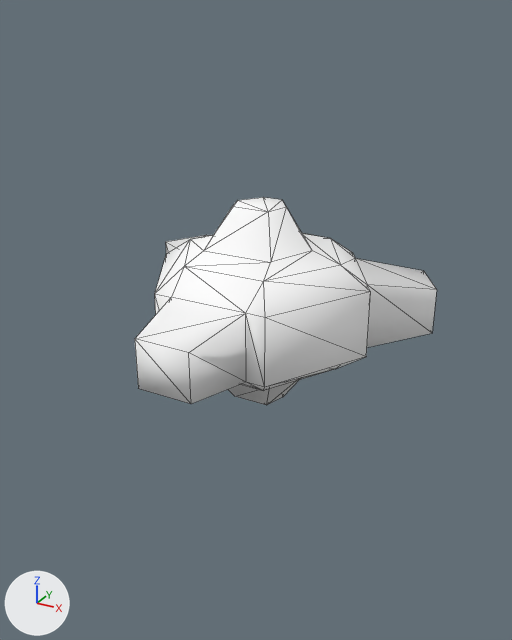
Two versions of the OBJ model Assets/Art/Nova1492/GXConverted/Models/Unknown/Review/datan_common_mini2pa_cede2acd.obj, one commit apart.
Camera for both pictures: a camera (50 mm lens) standing at (2.82, -4.95, 2.43) and looking at (0.06, 0.06, -0.08). Every picture has the same lights, and +X, +Y and +Z are marked at lower left. The picture after the commit comes second. Mesh edges are drawn as thin lines. Where no turn or scale is listed for an object, it has been applied to the vertices.

Objects in the first picture: 'datan_common_mini2pa_cede2acd'.
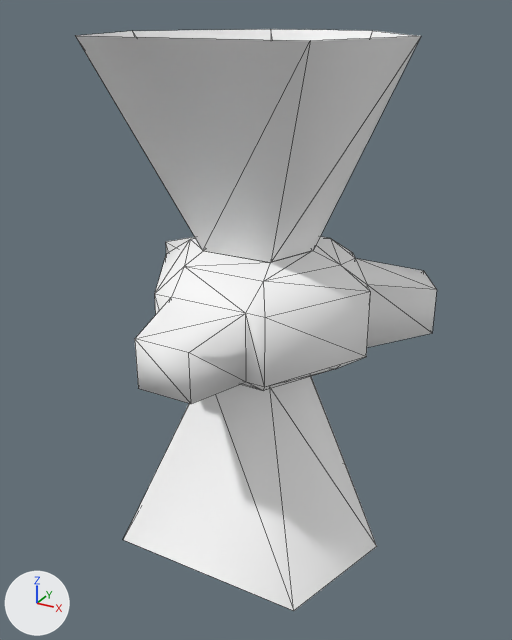
Changed parts and their boxes [x1, y1, x2, y2] in the pictures (512 x 640 px):
'datan_common_mini2pa_cede2acd_mesh02', added: after [76, 29, 421, 263]
'datan_common_mini2pa_cede2acd_mesh01', added: after [123, 376, 377, 611]

What changed in the scene script:
```text
Add me_datan_common_mini2pa_cede2acd_mesh02:
    me_datan_common_mini2pa_cede2acd_mesh02.from_pydata([(0.5, 1.37, 2.26), (1.26, 0.27, 2.26), (0.49, 0.27, 0.56), (0.17, 0.71, 0.56), (-0.5, 1.37, 2.26), (-0.17, 0.71, 0.56), (-1.26, 0.27, 2.26), (-0.49, 0.27, 0.56), (-0.92, -0.82, 2.26), (-0.32, -0.16, 0.56), (0.92, -0.82, 2.26), (0.32, -0.16, 0.56)], [], [(0, 1, 2), (2, 3, 0), (4, 0, 3), (3, 5, 4), (6, 4, 5), (5, 7, 6), (8, 6, 7), (7, 9, 8), (10, 8, 9), (9, 11, 10), (1, 10, 11), (11, 2, 1)])
    me_datan_common_mini2pa_cede2acd_mesh02.materials.append(mat_datan_common_mini2pa_cede2acd)  # its picture is missing
Add me_datan_common_mini2pa_cede2acd_mesh01:
    me_datan_common_mini2pa_cede2acd_mesh01.from_pydata([(1.26, 0.27, -2.26), (0.5, 1.37, -2.26), (0.49, 0.27, -0.56), (0.17, 0.71, -0.56), (-0.5, 1.37, -2.26), (-0.17, 0.71, -0.56), (-1.26, 0.27, -2.26), (-0.49, 0.27, -0.56), (-0.92, -0.82, -2.26), (-0.32, -0.16, -0.56), (0.92, -0.82, -2.26), (0.32, -0.16, -0.56)], [], [(0, 1, 2), (3, 2, 1), (1, 4, 3), (5, 3, 4), (4, 6, 5), (7, 5, 6), (6, 8, 7), (9, 7, 8), (8, 10, 9), (11, 9, 10), (10, 0, 11), (2, 11, 0)])
    me_datan_common_mini2pa_cede2acd_mesh01.materials.append(mat_datan_common_mini2pa_cede2acd)  # its picture is missing
Add ob_datan_common_mini2pa_cede2acd_mesh02:
    ob_datan_common_mini2pa_cede2acd_mesh02 = bpy.data.objects.new('datan_common_mini2pa_cede2acd_mesh02', me_datan_common_mini2pa_cede2acd_mesh02)
    ob_datan_common_mini2pa_cede2acd_mesh02.location = (0.0, 0.0, 0.0)
Add ob_datan_common_mini2pa_cede2acd_mesh01:
    ob_datan_common_mini2pa_cede2acd_mesh01 = bpy.data.objects.new('datan_common_mini2pa_cede2acd_mesh01', me_datan_common_mini2pa_cede2acd_mesh01)
    ob_datan_common_mini2pa_cede2acd_mesh01.location = (0.0, 0.0, 0.0)
```
